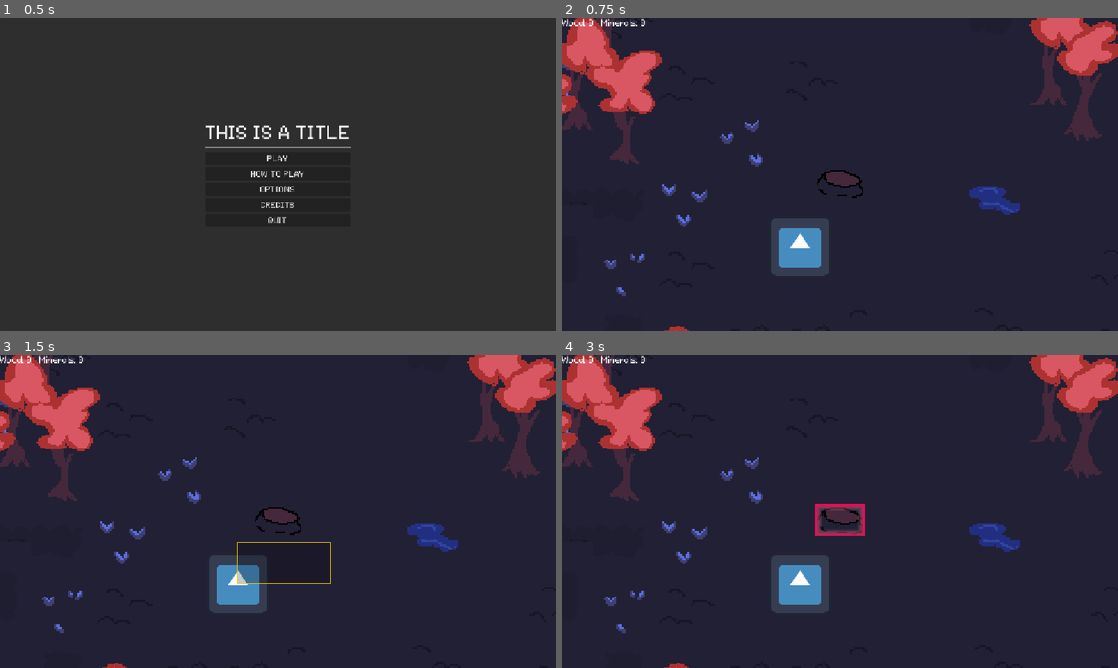
Above: before the commit, frames 1-4 (two rows, left to right).
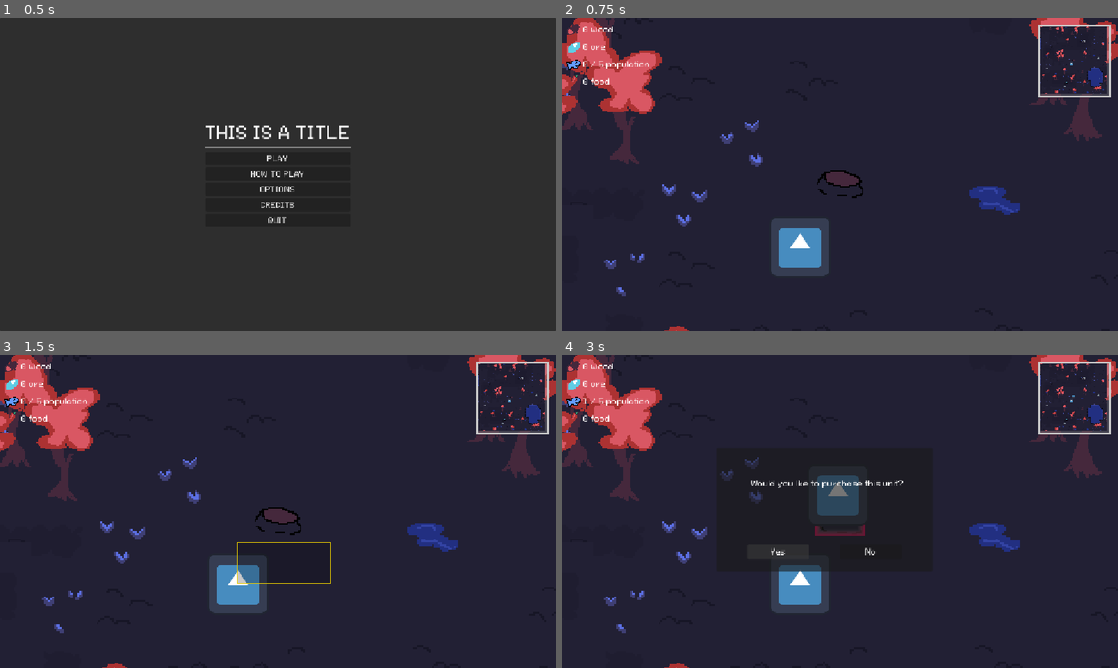
Above: after the commit, the same moments.

Repository: CIlie23/Untitled-MicroJam68-Game
Game: Godot game, scene res://src/ui/menus/main_menu.tscn
The game is run twice, just before and just after one commit, with the same random seed, the same clock (stepped at 60 frames per second) and the same inputs. The engine's default icon, where the game draws it, is replaced by a stand-in: a white triangle on a blue panel in a dark square. Sound files missing from this copy of the repository are replaced by a short silence.
Inputs (mouse positions are in pixels of both pictures, inside the frame that each line leads up to):
- Up to frame 1 (0.5 s): no input
- Up to frame 2 (0.75 s): click "PLAY" at 0.5 s
- Up to frame 3 (1.5 s): tap Enter at 1.25 s; drag from (239, 583) to (517, 458) at 1.27 s
- Up to frame 4 (3 s): drag from (840, 524) to (1079, 458) at 2.02 s; click (778, 552) at 2.75 s, where only the run after the commit has a clickable "Yes"

Frame 1 is identical in both runs. In frame 2, 2.9% of the frame differs, in the area x 0-99%, y 0-26%; in frame 3, 2.9%; in frame 4, 5.3%, in the area x 0-99%, y 0-70%.

Commit message:
Minimap + UI + Spawn unit logic

Diff:
--- a/assets/entities/unit/unit.gd
+++ b/assets/entities/unit/unit.gd
@@ -3,8 +3,8 @@
 @export var selected:bool = false
 @onready var box: Panel = $Box
 
-var target: Vector2 = Vector2.ZERO
-var follow_cursor = false
+var target: Vector2
+var moving := false
 var Speed = Global.UNIT_SPEED
 
 func _ready() -> void:
@@ -14,21 +14,21 @@
 	selected = value
 	box.visible = value
 
+# One right-click sets the destination. No need to hold.
 func _input(event: InputEvent) -> void:
-	if event.is_action_pressed("RightClick"):
-		follow_cursor = true
-	if event.is_action_released("RightClick"):
-		follow_cursor = false
+	if event.is_action_pressed("RightClick") and selected:
+		target = get_global_mouse_position()
+		moving = true
 
 func _physics_process(delta: float) -> void:
-	if follow_cursor and selected:
-		target = get_global_mouse_position()
-		velocity = global_position.direction_to(target) * Speed
-		if global_position.distance_to(target) > 15:
-			move_and_slide()
-			#play walk anim
-		else:
-			velocity = Vector2.ZERO
-			#anim stop
-	else:
+	if not moving:
 		velocity = Vector2.ZERO
+		return
+	if global_position.distance_to(target) <= 15:
+		velocity = Vector2.ZERO
+		moving = false
+		#anim stop
+		return
+	velocity = global_position.direction_to(target) * Speed
+	move_and_slide()
+	#play walk anim
--- a/src/autoload/Global.gd
+++ b/src/autoload/Global.gd
@@ -14,12 +14,18 @@
 var Wood = 0
 var Minerals = 0
 var coin = 0
+var populus = 0
+var maxPopulus = 5
 
 func reset():
 	Wood = 0
 	Minerals = 0
+	coin = 0
+	populus = 0
 
 func spawnUnit(pos):
+	if populus >= maxPopulus:
+		return
 	var path = get_tree().get_root().get_node("World/Units")
 	var hasSpawn = false
 	for i in path.get_child_count():
--- a/src/levels/world.tscn
+++ b/src/levels/world.tscn
@@ -16,7 +16,6 @@
 [ext_resource type="PackedScene" path="res://assets/terrain/mineral/mineral_cluster_three.tscn" id="8_mineral_three"]
 [ext_resource type="PackedScene" path="res://assets/terrain/mineral/mineral_cluster_two.tscn" id="8_mineral_two"]
 [ext_resource type="PackedScene" uid="uid://d3pn1us4grbjd" path="res://src/common/components/fireflies.tscn" id="9_fireflies"]
-[ext_resource type="PackedScene" uid="uid://dgdhxhadf7ccv" path="res://assets/terrain/storage/storage_house.tscn" id="16_8eyxq"]
 
 [node name="World" type="Node2D" unique_id=1628329778]
 y_sort_enabled = true
@@ -36,7 +35,6 @@
 [node name="UI" parent="." unique_id=648317043 instance=ExtResource("5_wr3og")]
 
 [node name="PauseMenu" parent="." unique_id=891804397 instance=ExtResource("2_pause")]
-visible = false
 
 [node name="Units" type="Node2D" parent="." unique_id=2012210298]
 y_sort_enabled = true
@@ -55,8 +53,4 @@
 [node name="Objects" type="Node2D" parent="." unique_id=1800154722]
 y_sort_enabled = true
 
-[node name="StorageHouse" parent="Objects" unique_id=34833653 instance=ExtResource("16_8eyxq")]
-position = Vector2(552, 176)
-scale = Vector2(2, 2)
-
 [connection signal="area_selected" from="Camera" to="." method="_on_camera_area_selected"]
--- a/src/ui/dialogue/spawn_unit.gd
+++ b/src/ui/dialogue/spawn_unit.gd
@@ -1,9 +1,11 @@
-extends Node2D
+extends CanvasLayer
 
 @onready var unit = preload("uid://h8vpc05mtwi0")
 var housePos = Vector2(300, 300)
 
 func _on_yes_pressed() -> void:
+	if Global.populus >= Global.maxPopulus:
+		return
 	var rng = RandomNumberGenerator.new()
 	rng.randomize()
 
@@ -17,6 +19,7 @@
 
 	unit1.position = housePos + Vector2(randomPosX, randomPosY)
 	unitPath.add_child(unit1)
+	Global.populus += 1
 	worldPath.get_units()
 
 func _on_no_pressed() -> void:
--- a/src/ui/dialogue/spawn_unit.tscn
+++ b/src/ui/dialogue/spawn_unit.tscn
@@ -2,7 +2,7 @@
 
 [ext_resource type="Script" uid="uid://d3wp4w3gcjgle" path="res://src/ui/dialogue/spawn_unit.gd" id="1_4uvx0"]
 
-[node name="SpawnUnit" type="Node2D" unique_id=932671990]
+[node name="SpawnUnit" type="CanvasLayer" unique_id=932671990]
 script = ExtResource("1_4uvx0")
 
 [node name="Panel" type="Panel" parent="." unique_id=803925504]
@@ -12,9 +12,9 @@
 offset_bottom = 448.0
 
 [node name="Label" type="Label" parent="." unique_id=643829599]
-offset_left = 416.0
+offset_left = 392.0
 offset_top = 256.0
-offset_right = 702.0
+offset_right = 708.0
 offset_bottom = 296.0
 text = "Would you like to purchase this unit?"
 
--- a/src/ui/hud/camera.gd
+++ b/src/ui/hud/camera.gd
@@ -6,7 +6,10 @@
 @export var ZOOM_MARGIN = 0.1
 @export var ZOOM_MIN = 0.5
 @export var ZOOM_MAX = 3.0
+@export var PAN_SPEED = 8.0
 
+var pan_target: Vector2
+var panning := false
 var zoomFactor = 1.0
 var zoomPos = Vector2()
 var zooming = false
@@ -24,11 +27,26 @@
 
 @onready var panel: Panel = $"../UI/Panel"
 
+# Ease toward a world position. Called by the minimap.
+func pan_to(target: Vector2) -> void:
+	pan_target = target
+	panning = true
+
 func _process(delta: float) -> void:
 
 	var input = Input.get_vector("camera_left", "camera_right", "camera_up", "camera_down")
 	var speed = Global.CAMERA_SPEED * Settings.camera_speed / 100.0
 	position += input * speed * delta / zoom.x
+
+	# Keyboard wins: while it is held, kill any pending minimap pan.
+	# Anything that sets position directly is left alone, since panning stays false.
+	if input != Vector2.ZERO:
+		panning = false
+	if panning:
+		position = position.lerp(pan_target, PAN_SPEED * delta)
+		if position.distance_squared_to(pan_target) < 1.0:
+			position = pan_target
+			panning = false
 
 	zoom.x = lerp(zoom.x, zoom.x * zoomFactor, ZOOM_SPEED * delta)
 	zoom.y = lerp(zoom.y, zoom.y * zoomFactor, ZOOM_SPEED * delta)
@@ -58,11 +76,13 @@
 			endV = mousePos
 			isDragging = false
 			draw_area(false)
-			emit_signal("area_selected", self)
 		else:
+			# Too short to be a drag, so treat it as a click: end == start, which
+			# makes an empty area, and world.gd deselects everything it does not find.
 			end = start
 			isDragging = false
 			draw_area(false)
+		emit_signal("area_selected", self)
 
 func _input(event: InputEvent) -> void:
 	if abs(zoomPos.x - get_global_mouse_position().x) > ZOOM_MARGIN:
--- /dev/null
+++ b/src/ui/hud/minimap/minimap.tscn
@@ -0,0 +1,47 @@
+[gd_scene format=3 uid="uid://ejdt1kdyqtjj"]
+
+[ext_resource type="Script" uid="uid://dt0syeh4tacdu" path="res://src/ui/hud/minimap/sub_viewport.gd" id="1_10lql"]
+
+[sub_resource type="StyleBoxFlat" id="StyleBoxFlat_t6nfy"]
+bg_color = Color(0.6, 0.6, 0.6, 0.28627452)
+border_width_left = 3
+border_width_top = 3
+border_width_right = 3
+border_width_bottom = 3
+
+[node name="Minimap" type="Control" unique_id=1867178028]
+layout_mode = 3
+anchors_preset = 15
+anchor_right = 1.0
+anchor_bottom = 1.0
+offset_right = -1152.0
+offset_bottom = -648.0
+grow_horizontal = 2
+grow_vertical = 2
+
+[node name="BG" type="Panel" parent="." unique_id=1156572165]
+layout_mode = 0
+offset_left = 16.0
+offset_top = 16.0
+offset_right = 166.0
+offset_bottom = 166.0
+theme_override_styles/panel = SubResource("StyleBoxFlat_t6nfy")
+metadata/_edit_lock_ = true
+
+[node name="SubViewportContainer" type="SubViewportContainer" parent="." unique_id=1167242665]
+layout_mode = 0
+offset_left = 19.0
+offset_top = 19.0
+offset_right = 307.0
+offset_bottom = 307.0
+scale = Vector2(0.5, 0.5)
+
+[node name="SubViewport" type="SubViewport" parent="SubViewportContainer" unique_id=167282999]
+handle_input_locally = false
+size = Vector2i(280, 280)
+render_target_update_mode = 4
+script = ExtResource("1_10lql")
+
+[node name="Camera" type="Camera2D" parent="SubViewportContainer/SubViewport" unique_id=944772322]
+position = Vector2(574, 326)
+zoom = Vector2(0.1, 0.1)
--- /dev/null
+++ b/src/ui/hud/minimap/sub_viewport.gd
@@ -0,0 +1,30 @@
+extends SubViewport
+
+@onready var camera: Camera2D = $Camera
+@onready var container: SubViewportContainer = get_parent()
+
+func _ready() -> void:
+	world_2d = get_tree().root.world_2d
+	container.gui_input.connect(_on_minimap_clicked)
+
+func _physics_process(delta: float) -> void:
+	var main_camera: Camera2D = get_tree().root.get_camera_2d()
+	if not main_camera:
+		return
+	camera.position = main_camera.position
+	# Mirror the main camera's map bounds so the minimap never shows past the map edge.
+	camera.limit_left = main_camera.limit_left
+	camera.limit_top = main_camera.limit_top
+	camera.limit_right = main_camera.limit_right
+	camera.limit_bottom = main_camera.limit_bottom
+
+# Click a spot on the minimap to send the main camera there.
+func _on_minimap_clicked(event: InputEvent) -> void:
+	if not event is InputEventMouseButton:
+		return
+	var click := event as InputEventMouseButton
+	if not (click.pressed and click.button_index == MOUSE_BUTTON_LEFT):
+		return
+	var main_camera = get_tree().root.get_camera_2d()
+	if main_camera:
+		main_camera.pan_to(get_canvas_transform().affine_inverse() * click.position)
--- /dev/null
+++ b/src/ui/hud/portrait/unit_portrait.tscn
@@ -0,0 +1,37 @@
+[gd_scene format=3 uid="uid://rlxao1mjuim8"]
+
+[node name="CanvasLayer" type="CanvasLayer" unique_id=447086382]
+
+[node name="Panel" type="Panel" parent="." unique_id=1962666542]
+anchors_preset = 7
+anchor_left = 0.5
+anchor_top = 1.0
+anchor_right = 0.5
+anchor_bottom = 1.0
+offset_left = -311.25
+offset_top = -109.0
+offset_right = 311.25
+grow_horizontal = 2
+grow_vertical = 0
+
+[node name="Label" type="Label" parent="." unique_id=1250591017]
+offset_right = 40.0
+offset_bottom = 20.0
+
+[node name="ProgressBar" type="ProgressBar" parent="." unique_id=984992844]
+offset_right = 4.0
+offset_bottom = 24.0
+
+[node name="TextureRect" type="TextureRect" parent="." unique_id=51831561]
+custom_minimum_size = Vector2(128, 128)
+anchors_preset = 7
+anchor_left = 0.5
+anchor_top = 1.0
+anchor_right = 0.5
+anchor_bottom = 1.0
+offset_left = -309.0
+offset_top = -127.0
+offset_right = -181.0
+offset_bottom = 1.0
+grow_horizontal = 2
+grow_vertical = 0
--- a/src/ui/hud/ui.gd
+++ b/src/ui/hud/ui.gd
@@ -1,6 +1,10 @@
 extends Node
 
 @onready var label: Label = $Label
+@onready var label_wood: Label = $VBoxContainer/Wood/Label2
+@onready var label_mineral: Label = $VBoxContainer/Mineral/Label2
+@onready var label_populus: Label = $VBoxContainer/Populus/Label2
+@onready var label_food: Label = $VBoxContainer/Food/Label2
 
 # Called when the node enters the scene tree for the first time.
 func _ready() -> void:
@@ -9,4 +13,7 @@
 
 # Called every frame. 'delta' is the elapsed time since the previous frame.
 func _process(delta: float) -> void:
-	label.text = "Wood: " + str(Global.Wood) + "   Minerals: " + str(Global.Minerals)
+	label_wood.text = str(Global.Wood) + " wood"
+	label_mineral.text = str(Global.Minerals) + " ore"
+	label_populus.text = str(Global.populus) + " / " + str(Global.maxPopulus) + " population"
+	label_food.text = str(Global.coin) + " food"
--- a/src/ui/hud/ui.tscn
+++ b/src/ui/hud/ui.tscn
@@ -1,6 +1,11 @@
 [gd_scene format=3 uid="uid://ccs0buydk4645"]
 
 [ext_resource type="Script" uid="uid://uhvfjr0mxe7h" path="res://src/ui/hud/ui.gd" id="1_bepx4"]
+[ext_resource type="PackedScene" uid="uid://ejdt1kdyqtjj" path="res://src/ui/hud/minimap/minimap.tscn" id="2_50hus"]
+[ext_resource type="Texture2D" uid="uid://cqy1xjqy0dxt6" path="res://assets/textures/ui/ui_wood.png" id="3_6c12x"]
+[ext_resource type="Texture2D" uid="uid://cms1rjk3w7sjd" path="res://assets/textures/ui/ui_ore.png" id="4_q5lr7"]
+[ext_resource type="Texture2D" uid="uid://boawgncfvuuq6" path="res://assets/textures/ui/ui_populus.png" id="5_ltawx"]
+[ext_resource type="Texture2D" uid="uid://btjb441qdr2n4" path="res://assets/textures/ui/up_food.png" id="6_krukd"]
 
 [sub_resource type="StyleBoxFlat" id="StyleBoxFlat_bepx4"]
 bg_color = Color(0, 0, 0, 0.21176471)
@@ -18,5 +23,76 @@
 theme_override_styles/panel = SubResource("StyleBoxFlat_bepx4")
 
 [node name="Label" type="Label" parent="." unique_id=964517606]
+visible = false
 offset_right = 40.0
 offset_bottom = 23.0
+text = "TEXT TEXT"
+
+[node name="Minimap" parent="." unique_id=1867178028 instance=ExtResource("2_50hus")]
+anchors_preset = 1
+anchor_left = 1.0
+anchor_bottom = 0.0
+offset_left = -181.0
+offset_top = -2.0
+offset_right = -181.0
+offset_bottom = -2.0
+grow_horizontal = 0
+grow_vertical = 1
+
+[node name="VBoxContainer" type="VBoxContainer" parent="." unique_id=784638923]
+offset_left = 8.0
+offset_top = 8.0
+offset_right = 128.0
+offset_bottom = 148.0
+
+[node name="Wood" type="HBoxContainer" parent="VBoxContainer" unique_id=1103319847]
+layout_mode = 2
+
+[node name="TextureRect" type="TextureRect" parent="VBoxContainer/Wood" unique_id=1186297566]
+custom_minimum_size = Vector2(32, 32)
+custom_maximum_size = Vector2(32, 32)
+layout_mode = 2
+texture = ExtResource("3_6c12x")
+
+[node name="Label2" type="Label" parent="VBoxContainer/Wood" unique_id=1601131003]
+layout_mode = 2
+text = "0 wood"
+
+[node name="Mineral" type="HBoxContainer" parent="VBoxContainer" unique_id=1629325076]
+layout_mode = 2
+
+[node name="TextureRect" type="TextureRect" parent="VBoxContainer/Mineral" unique_id=1686361444]
+custom_minimum_size = Vector2(32, 32)
+custom_maximum_size = Vector2(32, 32)
+layout_mode = 2
+texture = ExtResource("4_q5lr7")
+
+[node name="Label2" type="Label" parent="VBoxContainer/Mineral" unique_id=498936778]
+layout_mode = 2
+text = "0 ore"
+
+[node name="Populus" type="HBoxContainer" parent="VBoxContainer" unique_id=1221516351]
+layout_mode = 2
+
+[node name="TextureRect" type="TextureRect" parent="VBoxContainer/Populus" unique_id=2004192107]
+custom_minimum_size = Vector2(32, 32)
+custom_maximum_size = Vector2(32, 32)
+layout_mode = 2
+texture = ExtResource("5_ltawx")
+
+[node name="Label2" type="Label" parent="VBoxContainer/Populus" unique_id=1111177865]
+layout_mode = 2
+text = "0 populus"
+
+[node name="Food" type="HBoxContainer" parent="VBoxContainer" unique_id=683092520]
+layout_mode = 2
+
+[node name="TextureRect" type="TextureRect" parent="VBoxContainer/Food" unique_id=750374052]
+custom_minimum_size = Vector2(32, 32)
+custom_maximum_size = Vector2(32, 32)
+layout_mode = 2
+texture = ExtResource("6_krukd")
+
+[node name="Label2" type="Label" parent="VBoxContainer/Food" unique_id=336218955]
+layout_mode = 2
+text = "0 food"
Binary file added: assets/textures/ui/ui_ore.png
Not shown, added: assets/textures/ui/ui_ore.png.import
Binary file added: assets/textures/ui/ui_populus.png
Not shown, added: assets/textures/ui/ui_populus.png.import
Binary file added: assets/textures/ui/ui_wood.png
Not shown, added: assets/textures/ui/ui_wood.png.import
Binary file added: assets/textures/ui/up_food.png
Not shown, added: assets/textures/ui/up_food.png.import
Not shown, added: src/ui/hud/minimap/sub_viewport.gd.uid
